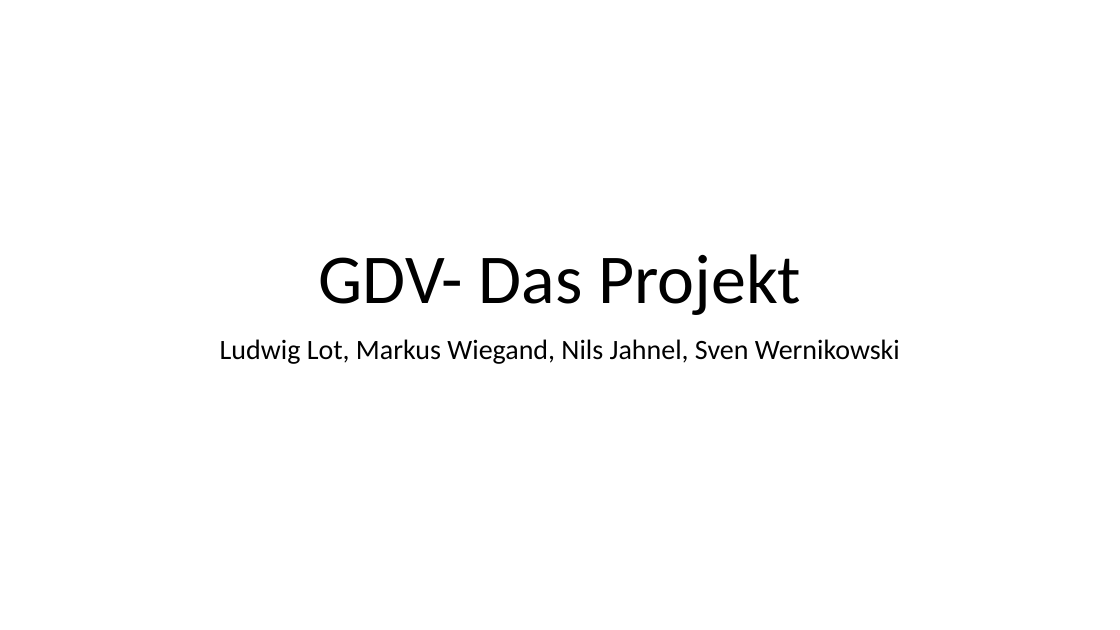
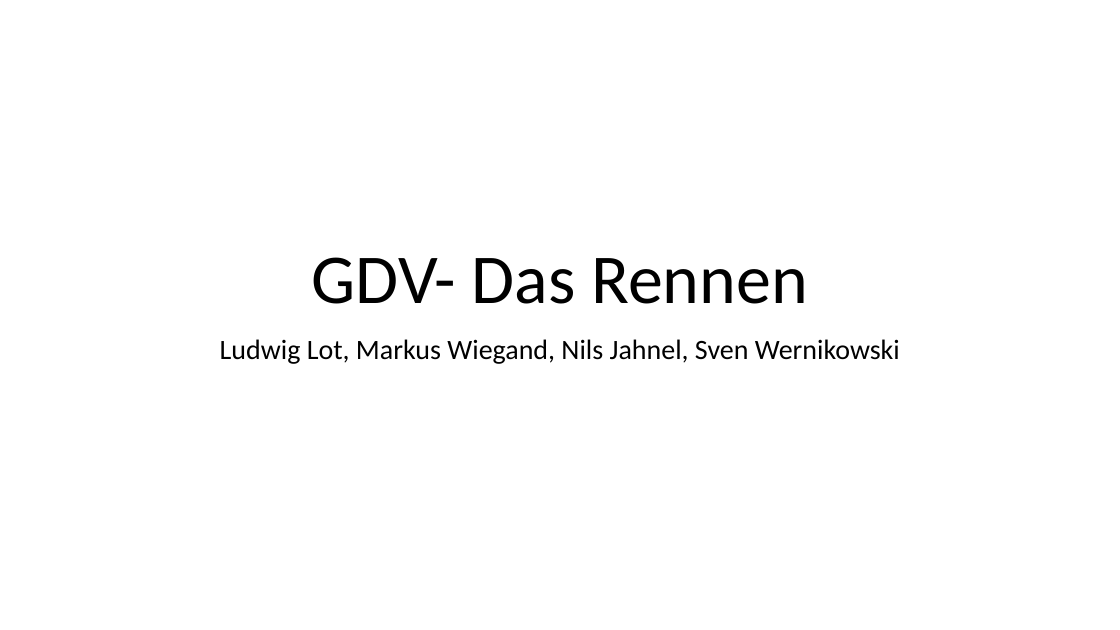
Before and after one commit to fdai3905/GDV2015, a slide deck: slide 1 of Planung/GDV- Das Projekt.pptx. Drawn at 1120x630 pixels with LibreOffice and Linux fonts; fonts in the diff are those of the drawing; background and template pictures are left out. Boxes give left, top, right and bottom in pixels: in the first picture for what was removed or moved away, otherwise in the second. Text is boxed around its words. In the diff, an @@ line names an element or a change of style, - is before the commit and + after.

```diff
--- a/Planung/GDV- Das Projekt.pptx
+++ b/Planung/GDV- Das Projekt.pptx
@@ title at <box>312,257,808,304</box>: text changed @@
-GDV- Das Projekt
+GDV- Das Rennen
```
Also in this commit, not shown: 2 other slides changed, 4 slides added, 2 slides removed.
